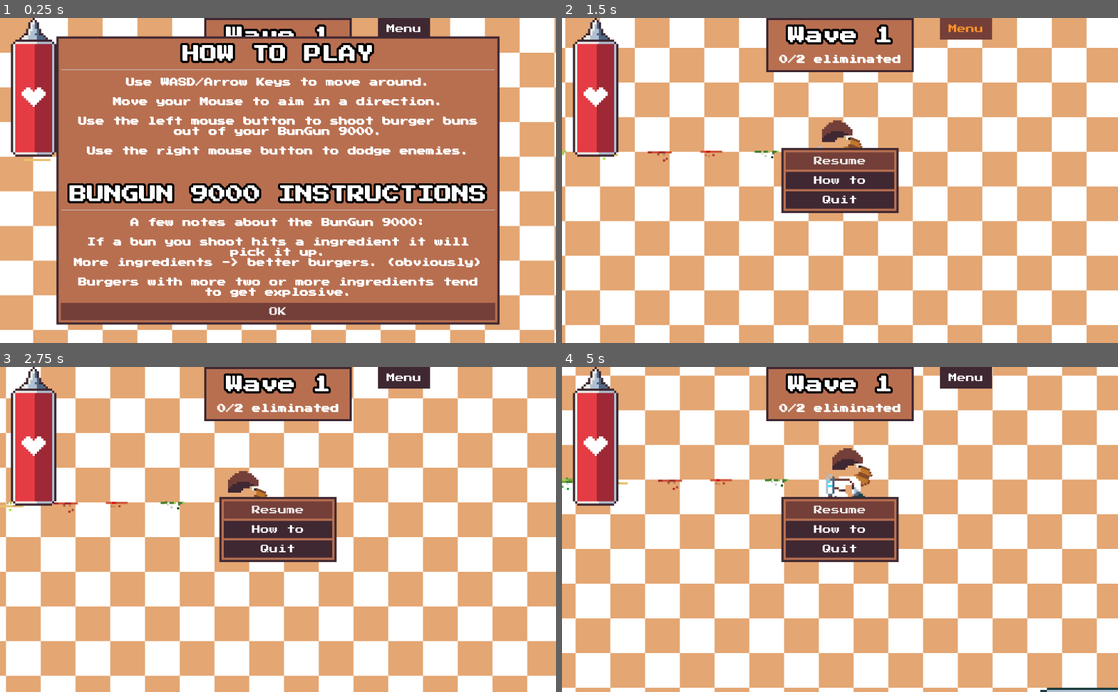
Above: before the commit, frames 1-4 (two rows, left to right).
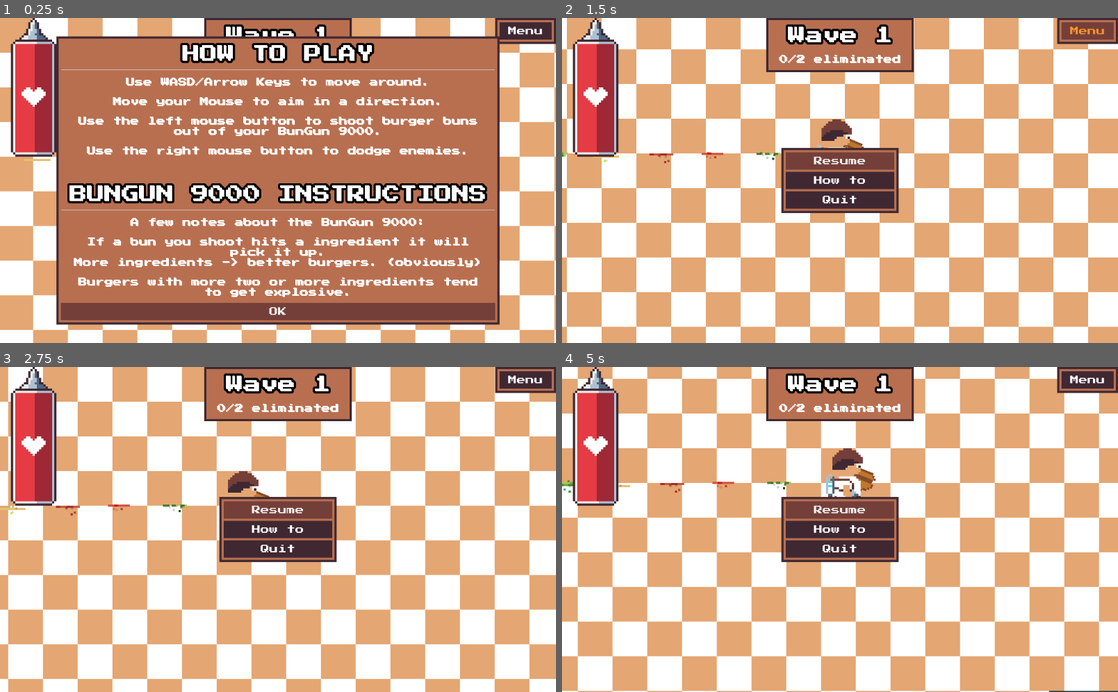
Above: after the commit, the same moments.

Repository: dardanbujupaj/night-shift
Game: Godot game, scene res://scenes/Diner.tscn
The game is run twice, just before and just after one commit, with the same random seed, the same clock (stepped at 60 frames per second) and the same inputs. Sound files missing from this copy of the repository are replaced by a short silence.
Inputs (mouse positions are in pixels of both pictures, inside the frame that each line leads up to):
- Up to frame 1 (0.25 s): no input
- Up to frame 2 (1.5 s): click "OK" at 0.5 s; click "Menu" at 1.25 s
- Up to frame 3 (2.75 s): move the mouse to (400, 513) at 2.02 s; hold D (move_right) from 2.03 s (still down); right-click (400, 513) at 2.1 s
- Up to frame 4 (5 s): move the mouse to (728, 545) at 2.77 s; release D (move_right) at 2.78 s; hold S (move_down) 2.78-3.53 s; click (728, 545) at 2.85 s; move the mouse to (895, 458) at 3.52 s; hold D (move_right) 3.53-4.28 s; hold R 3.53-4.28 s; move the mouse to (812, 594) at 4.27 s; hold W (move_up) from 4.28 s (still down); right-click (812, 594) at 4.35 s

The runs differ from the first frame. In frame 1, 1.4% of the frame differs, in the area x 67-100%, y 0-9%; in frame 2, 11%; in frame 3, 17%; in frame 4, 17%, in the area x 0-100%, y 0-100%.

Commit message:
Improve visibility of menu button.

Diff:
--- a/scenes/Diner.tscn
+++ b/scenes/Diner.tscn
@@ -146,20 +146,32 @@
 
 [node name="CanvasLayer" type="CanvasLayer" parent="."]
 
-[node name="HBoxContainer" type="HBoxContainer" parent="CanvasLayer"]
+[node name="MenuPanelContainer" type="PanelContainer" parent="CanvasLayer"]
 anchor_left = 1.0
 anchor_right = 1.0
-margin_left = -328.0
-margin_bottom = 40.0
+margin_left = -110.0
+margin_bottom = 46.0
 grow_horizontal = 0
 theme = ExtResource( 7 )
 __meta__ = {
 "_edit_use_anchors_": false
 }
 
-[node name="Menu" type="Button" parent="CanvasLayer/HBoxContainer"]
+[node name="HBoxContainer" type="HBoxContainer" parent="CanvasLayer/MenuPanelContainer"]
+margin_left = 8.0
+margin_top = 8.0
+margin_right = 104.0
+margin_bottom = 40.0
+grow_horizontal = 0
+theme = ExtResource( 7 )
+alignment = 2
+__meta__ = {
+"_edit_use_anchors_": false
+}
+
+[node name="Menu" type="Button" parent="CanvasLayer/MenuPanelContainer/HBoxContainer"]
 margin_right = 96.0
-margin_bottom = 40.0
+margin_bottom = 32.0
 focus_mode = 0
 enabled_focus_mode = 0
 shortcut = SubResource( 4 )
@@ -220,6 +232,6 @@
 [connection signal="timeout" from="ZombieTimer" to="." method="_on_ZombieTimer_timeout"]
 [connection signal="timeout" from="IngredientsTimer" to="." method="_on_IngredientsTimer_timeout"]
 [connection signal="died" from="YSort/Character" to="." method="_on_Character_died"]
-[connection signal="pressed" from="CanvasLayer/HBoxContainer/Menu" to="." method="_on_Menu_pressed"]
+[connection signal="pressed" from="CanvasLayer/MenuPanelContainer/HBoxContainer/Menu" to="." method="_on_Menu_pressed"]
 [connection signal="powerup_selected" from="CanvasLayer/PowerupPopup" to="." method="_on_PowerupPopup_powerup_selected"]
 [connection signal="popup_hide" from="CanvasLayer/HowtoPanel" to="." method="_on_HowtoPanel_popup_hide"]
--- a/scenes/character/Character.tscn
+++ b/scenes/character/Character.tscn
@@ -89,7 +89,7 @@
 position = Vector2( 0, -16 )
 frames = SubResource( 12 )
 animation = "walk"
-frame = 2
+frame = 3
 playing = true
 
 [node name="DodgeAudioStreamPlayer" type="AudioStreamPlayer2D" parent="."]
